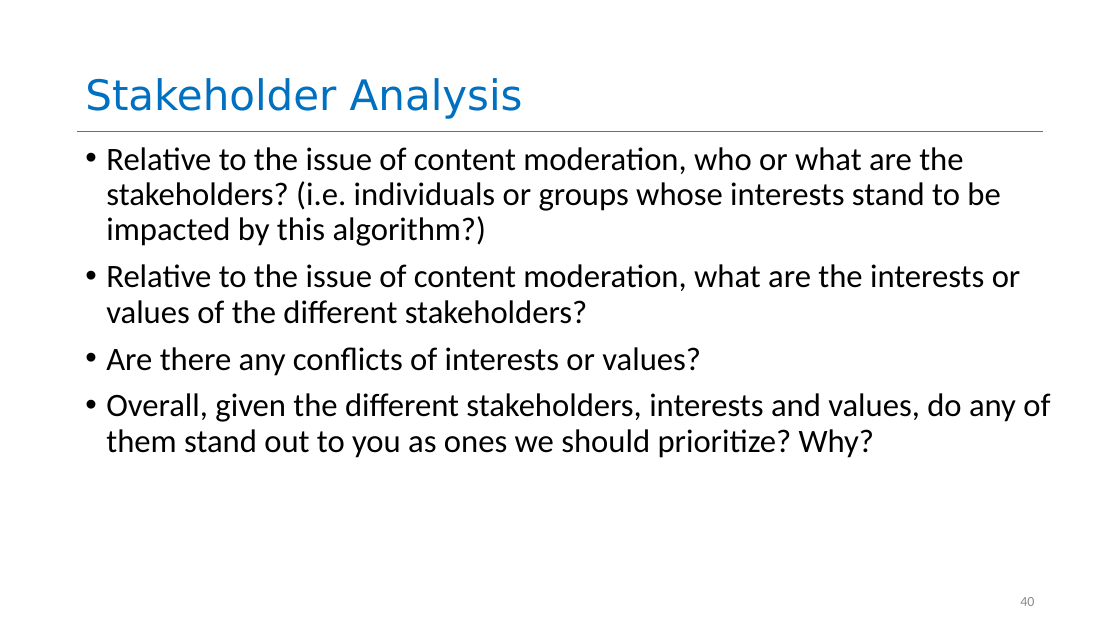
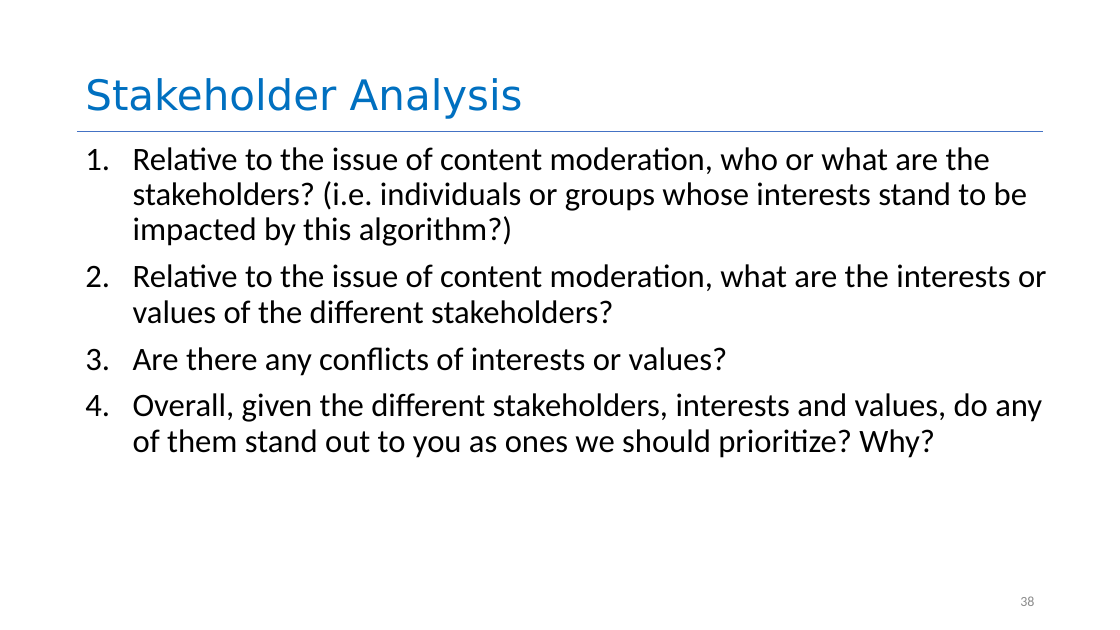
Before and after one commit to yashburshe/CS4530-Fall-2025, a slide deck: slide 38 of Slides/Module 01.2 Requirements Gathering.pptx (slide 40 before the commit). Drawn at 1120x630 pixels with LibreOffice and Linux fonts; fonts in the diff are those of the drawing. Boxes give left, top, right and bottom in pixels: in the first picture for what was removed or moved away, otherwise in the second. Text is boxed around its words. In the diff, an @@ line names an element or a change of style, - is before the commit and + after.

```diff
--- a/Slides/Module 01.2 Requirements Gathering.pptx
+++ b/Slides/Module 01.2 Requirements Gathering.pptx
@@ text "Relative to the issue of ..." at (133, 147, 1047, 458): bullet • to 1. @@
@@ page number at (1020, 596, 1034, 606): text changed @@
-40
+38
```
Also in this commit, not shown: 4 other slides changed, 1 slide added, 2 slides removed, 1 other file.
